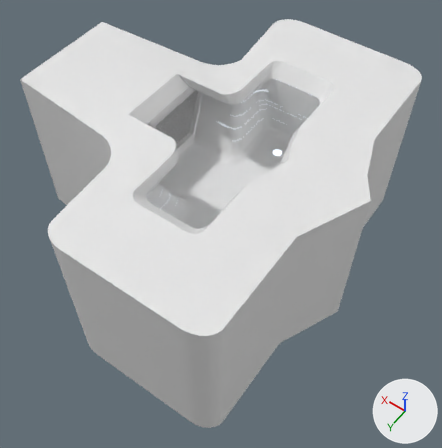
The FBX model RePear/Assets/Room_Completed_Meshes/RoomComplete_1.fbx: old version first, new version second.
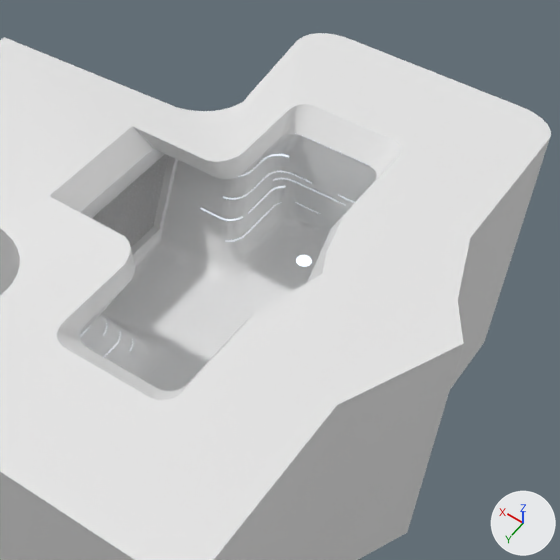
Each version is shown whole from a camera (50 mm lens) standing at (-51.5, 67.2, 93.5) and looking at (-5.6, 3.0, -7.4), then close up on the part from 23% to 97% of the width and 0% to 73% of the height. Arrows for +X, +Y and +Z are at lower right; the lights stay in place. Vertices at the same position are counted once.

The scene before the commit, as lines of its bpy script (objects in view):
```python
me_plane_002 = bpy.data.meshes.new('Plane.002')
me_plane_002.from_pydata(...)  # 2159 vertices, 2061 faces; spans x -33.7..36.2, y -36.7..36.7, z -21.4..16.6
# faces by material slot: [672, 1388, 1]
me_plane_002.materials.append(mat_lights)  # white #e7e7e7
me_plane_002.materials.append(mat_wallmaterial)  # white #e7e7e7
me_plane_002.materials.append(mat_glass)  # white #e7e7e7
ob_room = bpy.data.objects.new('ROOM', me_plane_002)
ob_room.location = (0.0, 0.0, 0.0)
```
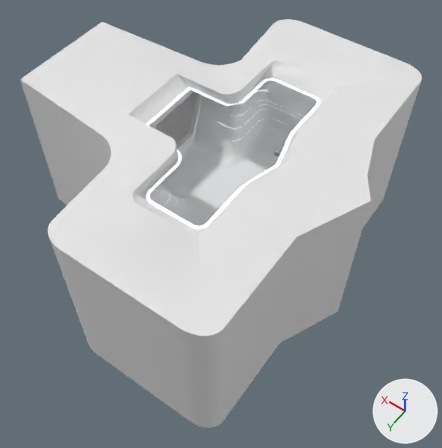
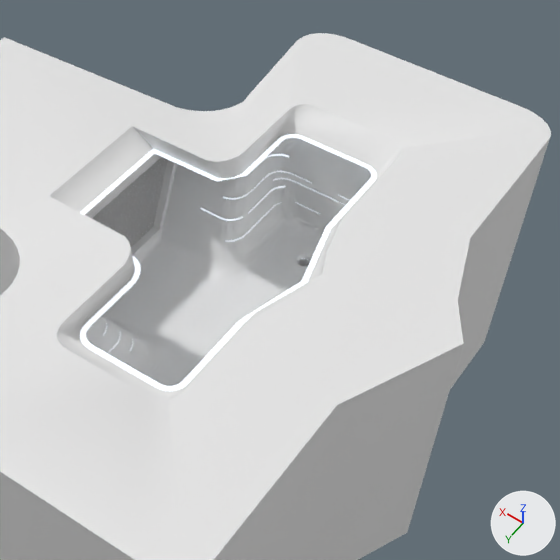
Patch to the scene script:
```diff
--- a/RePear/Assets/Room_Completed_Meshes/RoomComplete_1.fbx.py
+++ b/RePear/Assets/Room_Completed_Meshes/RoomComplete_1.fbx.py
@@ me_plane_002 @@
 # used by ob_room; location = (0.0, 0.0, 0.0)
-me_plane_002.from_pydata(...)  # 2159 vertices, 2061 faces; spans x -33.7..36.2, y -36.7..36.7, z -21.4..16.6
+me_plane_002.from_pydata(...)  # 2210 vertices, 2112 faces; spans x -33.7..36.2, y -36.7..36.7, z -21.4..16.6
+# me_plane_002 part 1: 51 vertices added at x -15.5..9.2, y -19.4..19.4, z 14.1..14.2
 me_plane_002.materials.append(mat_lights)
```

Changed parts and their boxes [x1, y1, x2, y2] in the close-ups (560 x 560 px):
part 1 of me_plane_002, added: after [80, 134, 377, 391]
